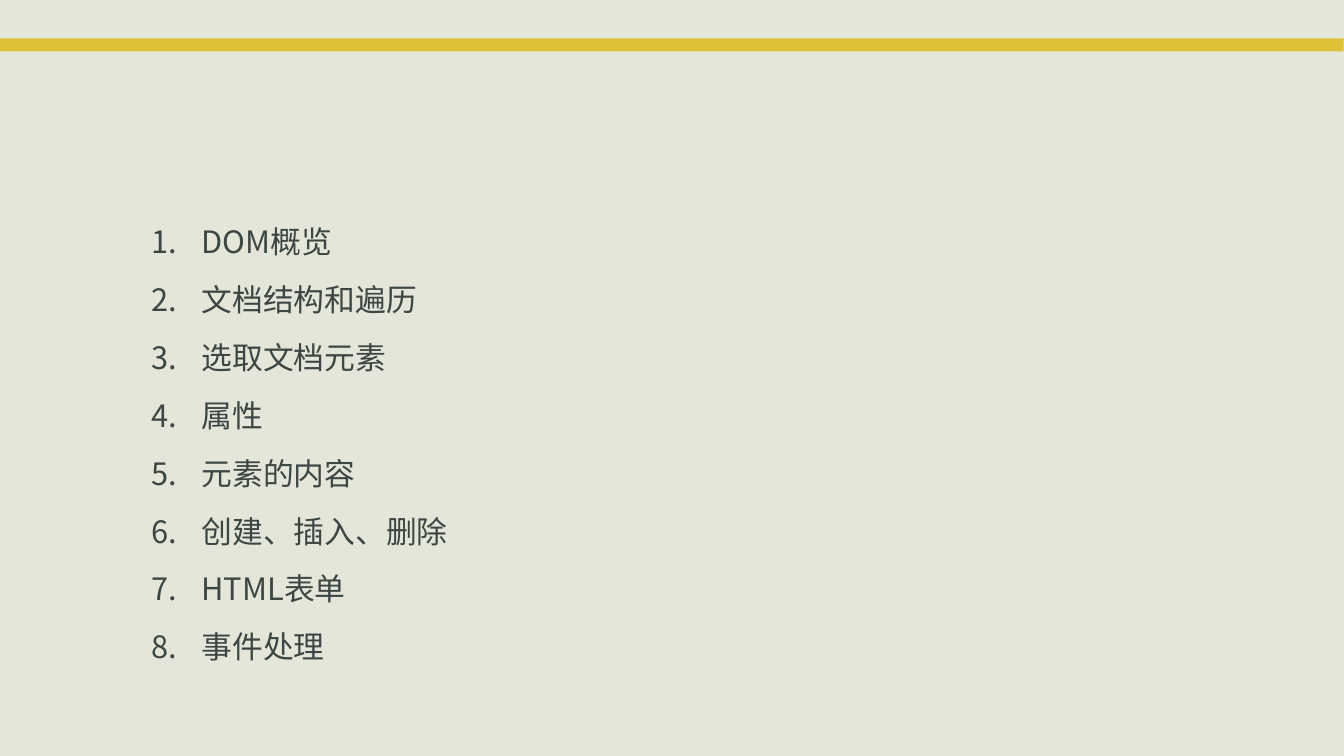
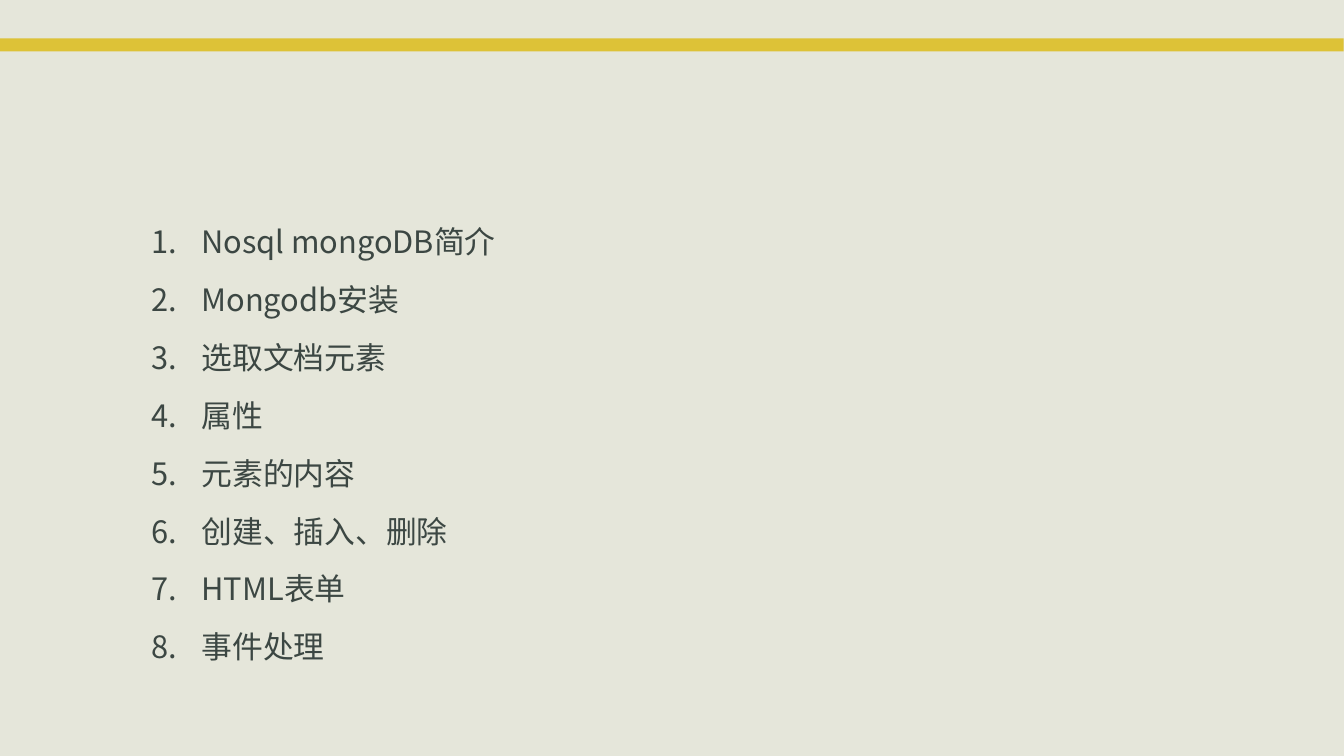
Before and after one commit to eventao/courseware, a slide deck: slide 2 of ppt/server/mongoDb.pptx. Drawn at 1344x756 pixels with LibreOffice and Linux fonts; fonts in the diff are those of the drawing; background and template pictures are left out. Boxes give left, top, right and bottom in pixels: in the first picture for what was removed or moved away, otherwise in the second. Text is boxed around its words. In the diff, an @@ line names an element or a change of style, - is before the commit and + after.

Commit message:
mongodb

```diff
--- a/ppt/server/mongoDb.pptx
+++ b/ppt/server/mongoDb.pptx
@@ text at (x1=202, y1=227, x2=495, y2=319): text changed @@
-1. DOM概览
-2. 文档结构和遍历
+1. Nosql mongoDB简介
+2. Mongodb安装
```
Also in this commit, not shown: 1 other slide changed, 3 slides added, 38 slides removed.
